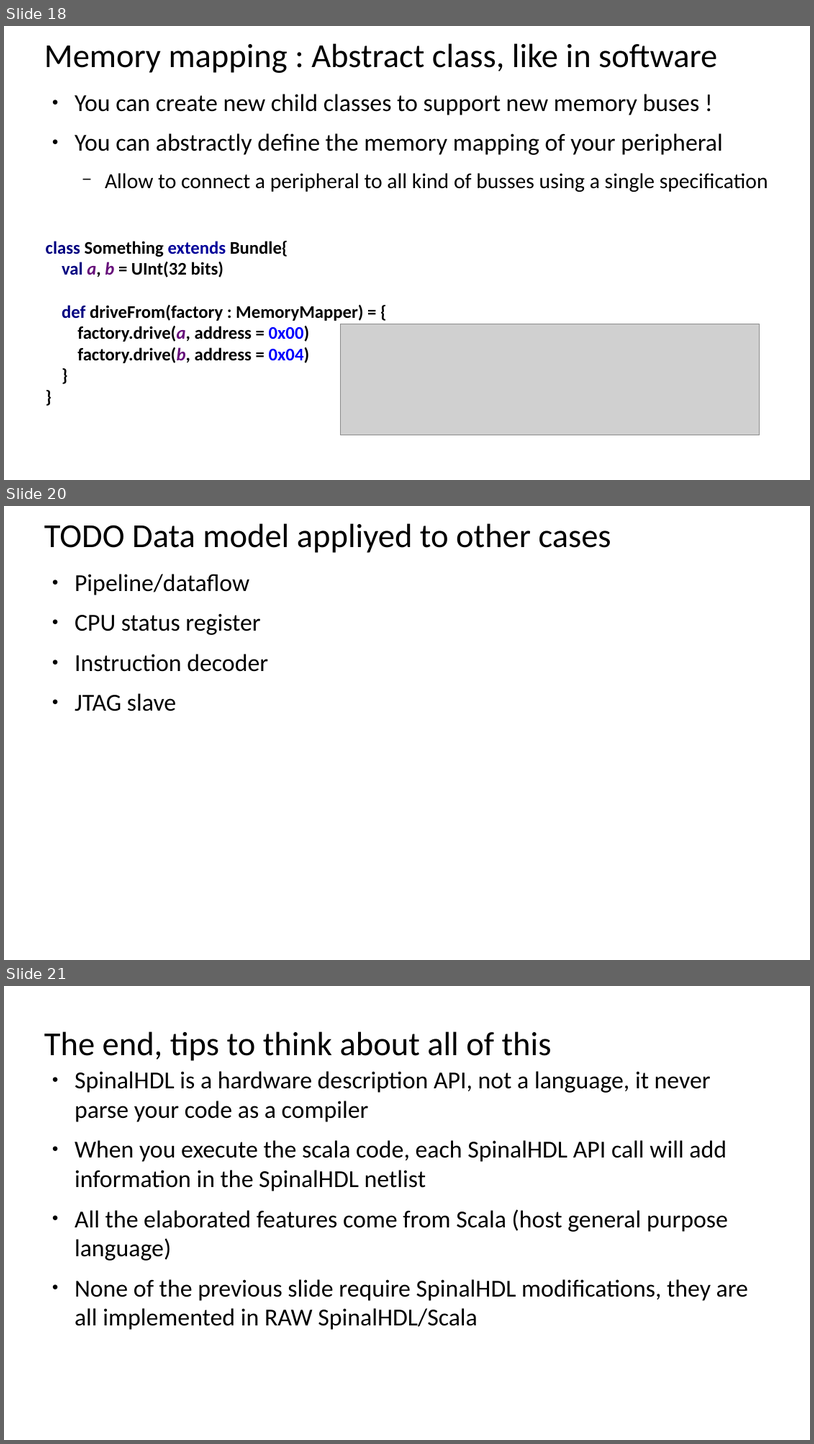
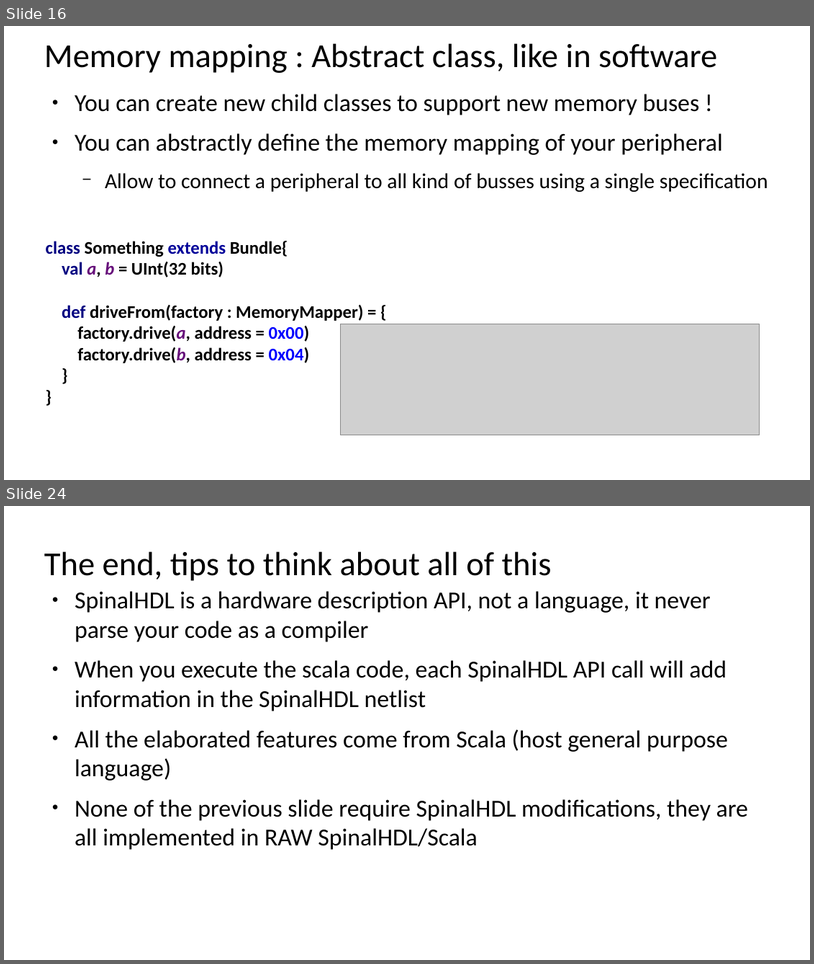
Before and after one commit to SpinalHDL/SpinalDoc, a slide deck: presentation/en/orconf2.odp. Shown one above the other, each under a label of ours: slides 18, 20 and 21 before the commit, slides 16 and 24 after it; the slides between them are not shown. The pictures are 814x1444 and 814x964 pixels, drawn with LibreOffice and Linux fonts; fonts in the diff are those of the drawing; grey boxes stand for pictures. Boxes give left, top, right and bottom in pixels: in the first picture for what was removed or moved away, otherwise in the second. Text is boxed around its words. In the diff, an @@ line names an element or a change of style, - is before the commit and + after.

```diff
--- a/presentation/en/orconf2.odp
+++ b/presentation/en/orconf2.odp
@@ slide 20 removed at (x1=4, y1=506, x2=810, y2=960), background #FFFFFF @@
@@ title removed at (x1=44, y1=523, x2=612, y2=553) @@
-TODO Data model appliyed to other cases
@@ text removed at (x1=75, y1=574, x2=268, y2=711) @@
-● Pipeline/dataflow
-● CPU status register
-● Instruction decoder
-● JTAG slave
@@ what was slide 18 is now slide 16 @@
@@ what was slide 21 is now slide 24 @@
```
Also in this commit, not shown: 6 slides changed, 7 slides added, 5 other slides removed, 5 other files.
